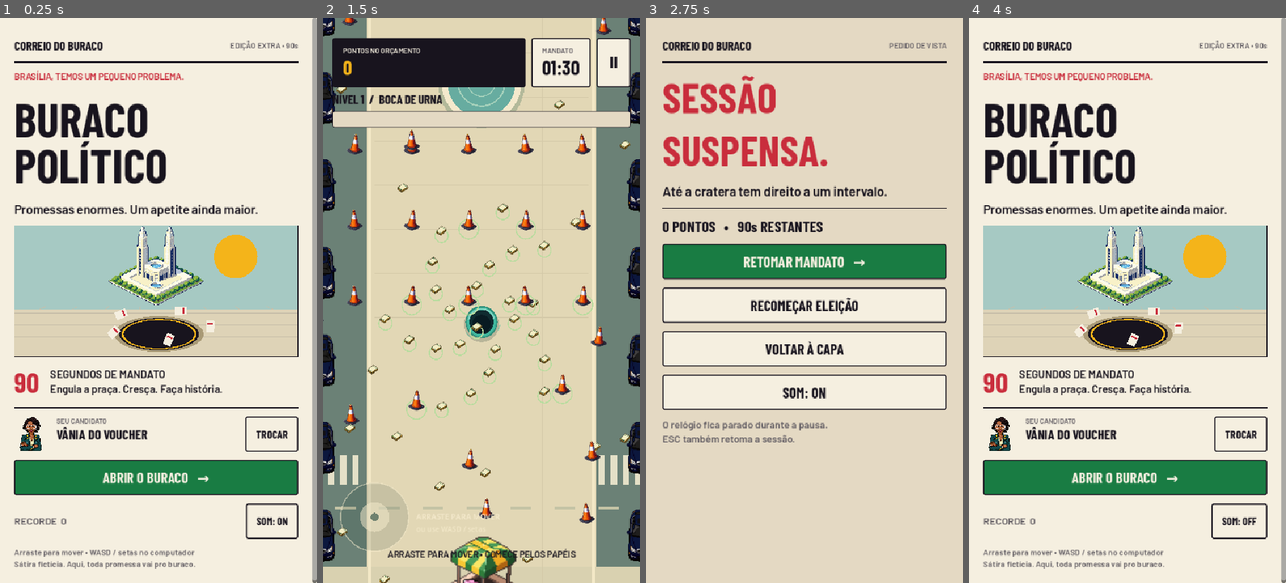
Above: before the commit, frames 1-4 (left to right).
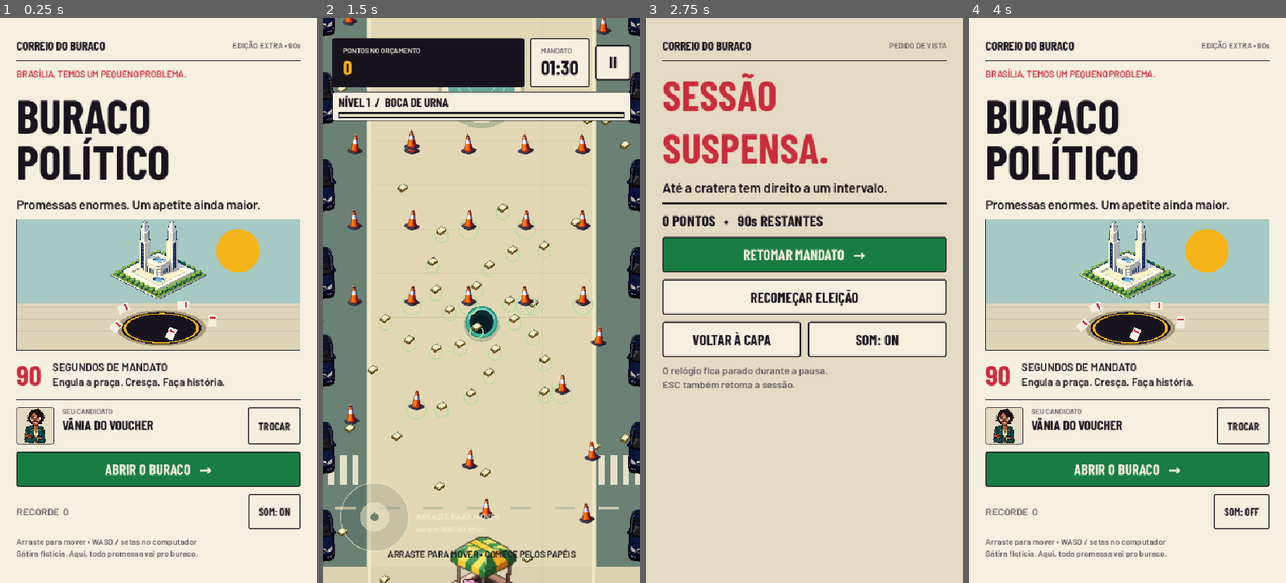
Above: after the commit, the same moments.

Repository: henriquerochars/hole-brazil
Game: Godot game, scene res://scenes/main.tscn
Two runs of this game, one before a commit and one after it. Both use one fixed random seed, a clock stepped at 60 frames per second and the inputs below.
Inputs:
- Up to frame 1 (0.25 s): no input
- Up to frame 2 (1.5 s): click "TROCAR" at 0.5 s; click "CONFIRMA → JOGAR" at 1.25 s
- Up to frame 3 (2.75 s): click "Ⅱ" at 2 s
- Up to frame 4 (4 s): click "VOLTAR À CAPA" at 2.75 s; click "SOM: ON" at 3.5 s

The runs differ from the first frame. In frame 1, 25% of the frame differs, in the area x 4-100%, y 0-100%; in frame 2, 5.5%; in frame 3, 22%; in frame 4, 25%.

Commit message:
Refine UI from Gemini screenshot review and capture final release media

Diff:
--- a/docs/media/capture.json
+++ b/docs/media/capture.json
@@ -6,19 +6,19 @@
 	"stats": {
 		"absorbed": 192,
 		"active": false,
-		"best_combo": 192,
+		"best_combo": 190,
 		"candidate": 0,
 		"combo": 0,
 		"combo_remaining": 0.0,
-		"last_absorbed": "Gabinete",
+		"last_absorbed": "Árvore",
 		"level": 6,
 		"level_name": "Engole Brasília",
 		"multiplier": 1.0,
 		"paused": true,
 		"progress": 1.0,
 		"radius": 156.0,
-		"score": 22362,
-		"seed": 1794271361,
+		"score": 21969,
+		"seed": 12345,
 		"time_left": 0.0,
 		"total": 192
 	}
--- a/scripts/main.gd
+++ b/scripts/main.gd
@@ -3,8 +3,8 @@
 const UI = preload("res://scripts/ui_kit.gd")
 const CANDIDATES := [
 	{"name": "VÂNIA DO VOUCHER", "short": "VÂNIA", "number": "40", "party": "MRJ", "art": "vania", "role": "A TECNOCRATA", "quote": "Privatiza o asfalto. Terceiriza a cratera.", "perk": "AGILIDADE", "detail": "Mais velocidade para alcançar a próxima promessa.", "color": Color("1d63b8")},
-	{"name": "WALDEMAR DA EMENDA", "short": "WALDEMAR", "number": "99", "party": "PBN", "art": "waldemar", "role": "O VETERANO", "quote": "Se cabe no orçamento, cabe no buraco!", "perk": "CRESCIMENTO", "detail": "Um apetite maior para transformar verba em cratera.", "color": Color("b66c19")},
-	{"name": "BRENO BICICLETINHA", "short": "BRENO", "number": "50", "party": "CCS", "art": "breno", "role": "O IDEALISTA", "quote": "Um buraco holístico, cicloviário e dialético.", "perk": "COMBO", "detail": "Mais tempo para emendar uma absorção na outra.", "color": Color("197c43")}
+	{"name": "WALDEMAR DA EMENDA", "short": "WALDEMAR", "number": "99", "party": "PBN", "art": "waldemar", "role": "O VETERANO", "quote": "Se cabe no orçamento, cabe no buraco!", "perk": "CRESCIMENTO", "detail": "Um apetite maior para transformar verba em cratera.", "color": Color("8c4d0b")},
+	{"name": "BRENO BICICLETINHA", "short": "BRENO", "number": "50", "party": "CCS", "art": "breno", "role": "O IDEALISTA", "quote": "Um buraco holístico, cicloviário e dialético.", "perk": "COMBO", "detail": "Mais tempo para emendar uma absorção na outra.", "color": Color("125b31")}
 ]
 const RANKS := ["PANFLETEIRO", "VEREADOR", "DEPUTADO", "MINISTRO", "BURACO SUPREMO"]
 var gameplay: Node2D
@@ -94,7 +94,7 @@
 	var column := VBoxContainer.new()
 	column.custom_minimum_size.x = 484
 	column.size_flags_horizontal = Control.SIZE_EXPAND_FILL
-	column.add_theme_constant_override("separation", 14)
+	column.add_theme_constant_override("separation", 12)
 	center.add_child(column)
 	page = column
 	var anim := create_tween()
@@ -144,7 +144,7 @@
 	var strip := HBoxContainer.new()
 	strip.add_theme_constant_override("separation", 14)
 	column.add_child(strip)
-	strip.add_child(UI.portrait("res://assets/art/%s.png" % candidate.art, 58))
+	strip.add_child(UI.framed_portrait("res://assets/art/%s.png" % candidate.art, 58))
 	var details := VBoxContainer.new()
 	details.size_flags_horizontal = Control.SIZE_EXPAND_FILL
 	details.add_theme_constant_override("separation", 1)
@@ -209,7 +209,7 @@
 		var name_label := UI.label(candidate.short, 26, UI.INK, true)
 		name_label.horizontal_alignment = HORIZONTAL_ALIGNMENT_CENTER
 		content.add_child(name_label)
-		var badge := UI.label("✓ ELEITO" if selected_candidate == i else candidate.perk, 13, UI.GREEN if selected_candidate == i else UI.MUTED)
+		var badge := UI.label("✓ ELEITO" if selected_candidate == i else candidate.perk, 13, Color("125b31") if selected_candidate == i else UI.MUTED)
 		badge.horizontal_alignment = HORIZONTAL_ALIGNMENT_CENTER
 		content.add_child(badge)
 	var selected: Dictionary = CANDIDATES[selected_candidate]
@@ -279,24 +279,43 @@
 	time_label = UI.label("01:30", 34, UI.INK, true)
 	timer_stack.add_child(time_label)
 	var pause := UI.button("Ⅱ", _act(show_pause))
-	pause.custom_minimum_size.x = 58
+	pause.custom_minimum_size = Vector2(60, 60)
+	pause.size_flags_vertical = Control.SIZE_SHRINK_CENTER
 	pause.size_flags_horizontal = Control.SIZE_SHRINK_END
 	row.add_child(pause)
+	var strip := PanelContainer.new()
+	strip.mouse_filter = Control.MOUSE_FILTER_IGNORE
+	var strip_style := UI.style(UI.PAPER, UI.INK, 1, false)
+	strip_style.content_margin_left = 10
+	strip_style.content_margin_right = 10
+	strip_style.content_margin_top = 5
+	strip_style.content_margin_bottom = 5
+	strip.add_theme_stylebox_override("panel", strip_style)
+	stack.add_child(strip)
+	var strip_stack := VBoxContainer.new()
+	strip_stack.mouse_filter = Control.MOUSE_FILTER_IGNORE
+	strip_stack.add_theme_constant_override("separation", 4)
+	strip.add_child(strip_stack)
 	var info := HBoxContainer.new()
 	info.mouse_filter = Control.MOUSE_FILTER_IGNORE
-	stack.add_child(info)
+	strip_stack.add_child(info)
 	rank_label = UI.label("PANFLETEIRO", 21, UI.INK, true)
 	rank_label.size_flags_horizontal = Control.SIZE_EXPAND_FILL
 	info.add_child(rank_label)
 	combo_label = UI.label("", 20, UI.RED, true)
 	info.add_child(combo_label)
 	progress_bar = ProgressBar.new()
-	progress_bar.custom_minimum_size.y = 8
+	progress_bar.custom_minimum_size.y = 10
 	progress_bar.show_percentage = false
 	progress_bar.mouse_filter = Control.MOUSE_FILTER_IGNORE
-	progress_bar.add_theme_stylebox_override("background", UI.style(UI.PALE, UI.INK, 1, false))
-	progress_bar.add_theme_stylebox_override("fill", UI.style(UI.GREEN, UI.GREEN, 0, false))
-	stack.add_child(progress_bar)
+	for entry in [["background", UI.PALE], ["fill", UI.GREEN]]:
+		var bar_style := StyleBoxFlat.new()
+		bar_style.bg_color = entry[1]
+		bar_style.border_color = UI.INK
+		bar_style.set_border_width_all(2)
+		bar_style.set_content_margin_all(0)
+		progress_bar.add_theme_stylebox_override(entry[0], bar_style)
+	strip_stack.add_child(progress_bar)
 	hint_label = UI.label("ARRASTE PARA MOVER • COMECE PELOS PAPÉIS", 15, UI.INK)
 	hint_label.horizontal_alignment = HORIZONTAL_ALIGNMENT_CENTER
 	hint_label.set_anchors_and_offsets_preset(Control.PRESET_BOTTOM_WIDE)
@@ -343,8 +362,11 @@
 	column.add_child(UI.label("%s PONTOS   •   %ds RESTANTES" % [_number(int(stats.get("score", 0))), int(ceil(float(stats.get("time_left", 0))))], 26, UI.INK, true))
 	column.add_child(UI.button("RETOMAR MANDATO   →", _act(resume_game), true))
 	column.add_child(UI.button("RECOMEÇAR ELEIÇÃO", _act(func(): start_game(selected_candidate))))
-	column.add_child(UI.button("VOLTAR À CAPA", _act(show_menu)))
-	column.add_child(UI.button("SOM: OFF" if muted else "SOM: ON", _toggle_audio))
+	var utilities := HBoxContainer.new()
+	utilities.add_theme_constant_override("separation", 12)
+	column.add_child(utilities)
+	utilities.add_child(UI.button("VOLTAR À CAPA", _act(show_menu)))
+	utilities.add_child(UI.button("SOM: OFF" if muted else "SOM: ON", _toggle_audio))
 	column.add_child(UI.body("O relógio fica parado durante a pausa.\nESC também retoma a sessão.", 17))
 
 func resume_game() -> void:
@@ -374,7 +396,7 @@
 	column.add_child(UI.rule())
 	var total := HBoxContainer.new()
 	column.add_child(total)
-	total.add_child(UI.portrait("res://assets/art/%s.png" % CANDIDATES[selected_candidate].art, 118))
+	total.add_child(UI.framed_portrait("res://assets/art/%s.png" % CANDIDATES[selected_candidate].art, 118))
 	var score_stack := VBoxContainer.new()
 	score_stack.size_flags_horizontal = Control.SIZE_EXPAND_FILL
 	score_stack.add_theme_constant_override("separation", 0)
--- a/scripts/ui_kit.gd
+++ b/scripts/ui_kit.gd
@@ -87,6 +87,15 @@
 	node.mouse_filter = Control.MOUSE_FILTER_IGNORE
 	return node
 
+static func framed_portrait(path: String, side: int = 96) -> PanelContainer:
+	var frame := PanelContainer.new()
+	frame.mouse_filter = Control.MOUSE_FILTER_IGNORE
+	var frame_style := style(PALE, INK, 1, false)
+	frame_style.set_content_margin_all(3)
+	frame.add_theme_stylebox_override("panel", frame_style)
+	frame.add_child(portrait(path, side))
+	return frame
+
 class Hero extends Control:
 	var clock: float = 0.0
 	var congress: Texture2D
Binary file changed: docs/media/gameplay.gif
Binary file changed: docs/media/gameplay.png
Binary file changed: docs/media/menu.png
Binary file changed: docs/media/pause.png
Binary file changed: docs/media/results.png
Binary file changed: docs/media/selection.png
Not shown, changed: docs/AI-WORKFLOW.md
Not shown, changed: docs/TESTING.md
Not shown, added: docs/VISUAL-REVIEW.md
Not shown, changed: tools/capture.sh
